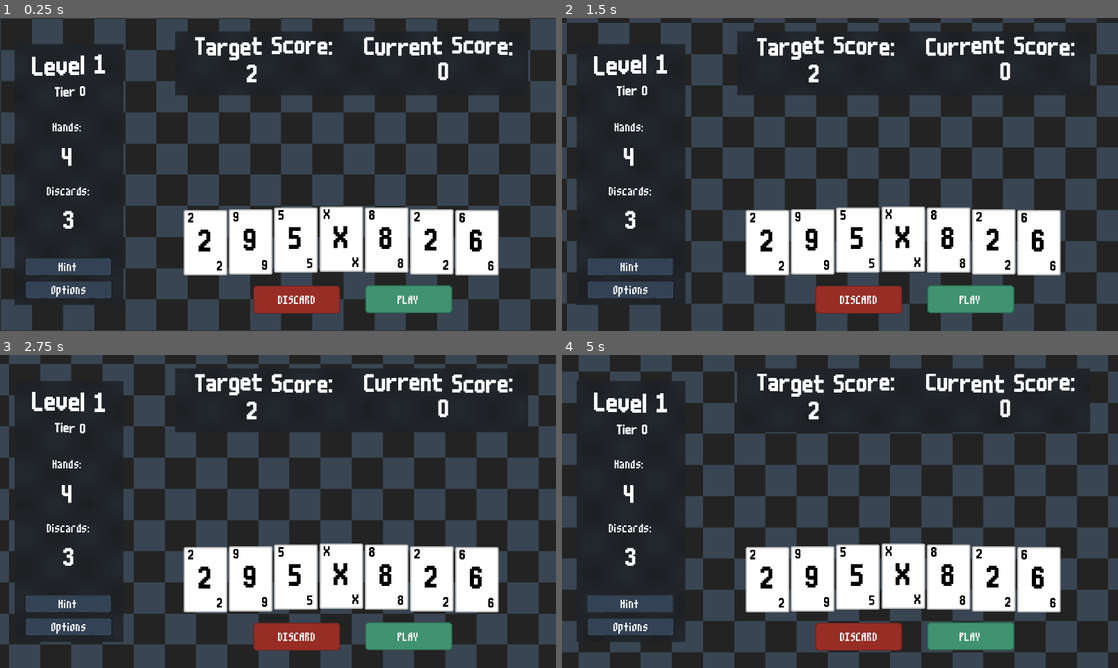
Above: before the commit, frames 1-4 (two rows, left to right).
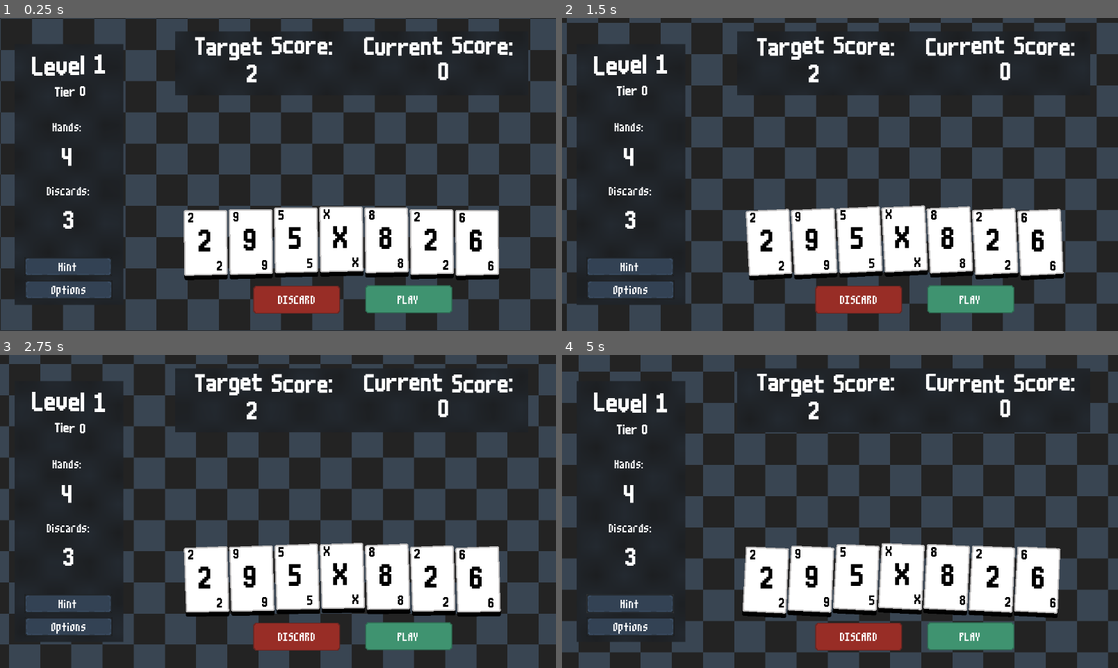
Above: after the commit, the same moments.

Repository: hd2802/stack-demon
Game: Godot game, scene res://_Scenes/LevelRunner/level_runner.tscn
Two runs of this game, one before a commit and one after it. Both use one fixed random seed, a clock stepped at 60 frames per second and the inputs below. Before the commit the project starts from res://_Scenes/LevelRunner/LevelRunner.tscn.
Inputs (mouse positions are in pixels of both pictures, inside the frame that each line leads up to):
- Up to frame 1 (0.25 s): no input
- Up to frame 2 (1.5 s): click "PLAY" at 0.5 s; click "PLAY" at 1.25 s
- Up to frame 3 (2.75 s): click "DISCARD" at 2 s
- Up to frame 4 (5 s): click (628, 602) at 2.75 s; click "DISCARD" at 3.5 s; click (628, 602) at 4.25 s

The runs differ from the first frame. In frame 1, 1.2% of the frame differs, in the area x 33-90%, y 60-84%; in frame 2, 2.4%; in frame 3, 2.2%; in frame 4, 2.5%, in the area x 32-90%, y 60-84%.

Commit message:
feat: semi-broken 3d effect on cards

Diff:
--- a/Resources/Shaders/card_effect.gdshader
+++ b/Resources/Shaders/card_effect.gdshader
@@ -1,56 +1,270 @@
-// Hey this is Hei! This shader "fakes" a 3D-camera perspective on CanvasItems.
-// License: MIT
-
 shader_type canvas_item;
 
-// Camera FOV
+uniform bool debug = false;
+uniform float border_scale = 2.0;
+uniform vec2 shadow_offset = vec2(0, -100.0);
+uniform vec4 color : source_color;
+uniform float blur_amount : hint_range(0.0, 5.0) = 0.0;
+uniform float shadow_scale = 1.5;
+uniform bool disable_rotating = false;
+
+//This is for the 3D effect
 uniform float fov : hint_range(1, 179) = 90;
+
 uniform bool cull_back = true;
+
 uniform float y_rot : hint_range(-180, 180) = 0.0;
+
 uniform float x_rot : hint_range(-180, 180) = 0.0;
-// At 0, the image retains its size when unrotated.
-// At 1, the image is resized so that it can do a full
-// rotation without clipping inside its rect.
+
 uniform float inset : hint_range(0, 1) = 0.0;
+
 // Consider changing this to a uniform and changing it from code
 
+uniform float hovering;
+
+uniform float rand_trans_power = 1.0;
+
+uniform float rand_seed;
+
+uniform float vortex_amt:hint_range(-10.0, 10.0, 0.1);
+
+uniform float rotation:hint_range(-10.0, 10.0, 0.1) = 0.0;
+
+varying flat vec4 modulate;
+varying flat float sprite_rotation;
+
+global uniform vec2 mouse_screen_pos = vec2(0.0, 0.0);
+
+uniform vec2 mouse_screen_pos_test = vec2(0.0, 0.0);
+
 varying flat vec2 o;
+
 varying vec3 p;
 
+varying vec2 transformed_world_to_canvas_coordinates;
+
+varying flat vec2 pivot;
+
+varying flat vec2 region_rate;
+
+varying flat mat3 inv_rot_mat;
+
+vec2 rotate(vec2 uv, vec2 pivot_r, float angle)
+
+{
+
+
+
+	mat2 rotation_mat = mat2(vec2(cos(angle), -sin(angle)),
+
+						vec2(sin(angle), cos(angle)));
+
+	uv -= pivot_r;
+
+	uv = uv * rotation_mat;
+
+	uv += pivot_r;
+
+	return uv;
+
+}
 
 // Creates rotation matrix
+
 void vertex(){
-	float sin_b = sin(y_rot / 180.0 * PI);
-	float cos_b = cos(y_rot / 180.0 * PI);
-	float sin_c = sin(x_rot / 180.0 * PI);
-	float cos_c = cos(x_rot / 180.0 * PI);
-
-	mat3 inv_rot_mat;
+
+	vec2 my_region_rate = abs(VERTEX) *2.0;
+
+	region_rate = TEXTURE_PIXEL_SIZE * my_region_rate;
+
+	if(VERTEX_ID == 0 ){
+
+		pivot = UV ;
+
+		}
+
+	if(VERTEX_ID == 1){
+
+
+
+		pivot = UV - vec2(0.0, region_rate.y);
+
+
+
+	}
+
+	if(VERTEX_ID == 2){
+
+		pivot = UV - vec2(region_rate.x, region_rate.y);
+
+	}
+
+	if(VERTEX_ID == 3){
+
+		pivot = UV - vec2(region_rate.x, 0.0);
+
+	}
+
+	float rand_angel = rand_trans_power * mod(TIME * (0.9 + mod(rand_seed, 0.5)), 2.0 * PI);
+
+	vec2 rand_vec = vec2(cos(rand_angel), sin(rand_angel));
+
+	transformed_world_to_canvas_coordinates = (inverse(MODEL_MATRIX) * vec4(mouse_screen_pos, 0.0, 1.0) ).xy;
+
+	vec2 mouse_force = hovering * 0.5* (transformed_world_to_canvas_coordinates )/ length(region_rate/TEXTURE_PIXEL_SIZE) + rand_vec*0.05 *rand_trans_power;
+
+
+
+	float sin_b = sin(y_rot / 180.0 * PI + mouse_force.x);
+
+	float cos_b = cos(y_rot / 180.0 * PI + mouse_force.x);
+
+	float sin_c = sin(x_rot / 180.0 * PI + -mouse_force.y);
+
+	float cos_c = cos(x_rot / 180.0 * PI + -mouse_force.y);
+
+
+
+	inv_rot_mat;
+
 	inv_rot_mat[0][0] = cos_b;
+
 	inv_rot_mat[0][1] = 0.0;
+
 	inv_rot_mat[0][2] = -sin_b;
 
+
+
 	inv_rot_mat[1][0] = sin_b * sin_c;
+
 	inv_rot_mat[1][1] = cos_c;
+
 	inv_rot_mat[1][2] = cos_b * sin_c;
 
+
+
 	inv_rot_mat[2][0] = sin_b * cos_c;
+
 	inv_rot_mat[2][1] = -sin_c;
+
 	inv_rot_mat[2][2] = cos_b * cos_c;
 
 
+
+
+
+	vec2 uv = (UV - pivot ) / region_rate;
+
+
+
 	float t = tan(fov / 360.0 * PI);
-	p = inv_rot_mat * vec3((UV - 0.5), 0.5 / t);
-	float v = (0.5 / t) + 0.5;
-	p.xy *= v * inv_rot_mat[2].z;
-	o = v * inv_rot_mat[2].xy;
-
-	VERTEX += (UV - 0.5) / TEXTURE_PIXEL_SIZE * t * (1.0 - inset);
+
+
+
+	VERTEX += (uv - 0.5) * 1.0*my_region_rate * t * (1.0 - inset);
+
+
+    float final_scale = max(border_scale, border_scale * shadow_scale);
+    VERTEX.xy *= vec2(final_scale);
+    modulate = COLOR;
+    sprite_rotation = atan(MODEL_MATRIX[0][1], MODEL_MATRIX[0][0]);
+
+}
+
+vec4 sample_texture_safe(sampler2D tex, vec2 uv) {
+    return (uv.x < 0.0 || uv.x > 1.0 || uv.y < 0.0 || uv.y > 1.0)
+        ? vec4(0.0)
+        : texture(tex, uv);
+}
+
+vec4 apply_gaussian_blur(sampler2D tex, vec2 uv, vec2 pixel_size) {
+    if (blur_amount <= 0.0) return sample_texture_safe(tex, uv);
+
+    vec4 color_blur = vec4(0.0);
+    float total_weight = 0.0;
+    int kernel_size = int(blur_amount * 3.0);
+
+    for (int x = -kernel_size; x <= kernel_size; x++) {
+        for (int y = -kernel_size; y <= kernel_size; y++) {
+            vec2 blur_offset = vec2(float(x), float(y)) * pixel_size;
+            float weight = exp(-0.5 * (float(x * x + y * y)) / (blur_amount * blur_amount));
+            color_blur += sample_texture_safe(tex, uv + blur_offset) * weight;
+            total_weight += weight;
+        }
+    }
+
+    return total_weight > 0.0 ? color_blur / total_weight : vec4(0.0);
+}
+
+vec2 rotate_point(vec2 point, float angle) {
+    float s = sin(angle);
+    float c = cos(angle);
+    return vec2(
+        point.x * c - point.y * s,
+        point.x * s + point.y * c
+    );
+}
+
+float calculate_fade(float coord, float scale) {
+    if (coord < 0.0) {
+        return 1.0 + (coord / (scale - 1.0));
+    } else if (coord > 1.0) {
+        return 1.0 - ((coord - 1.0) / (scale - 1.0));
+    }
+    return 1.0;
+}
+
+vec4 process_texture(vec2 uv, sampler2D tex, bool is_main, vec2 pixel_size) {
+    if (is_main) {
+        return sample_texture_safe(tex, uv) * modulate;
+    }
+
+    vec4 blurred = apply_gaussian_blur(tex, uv, pixel_size);
+    float fade_x = calculate_fade(uv.x, shadow_scale);
+    float fade_y = calculate_fade(uv.y, shadow_scale);
+    float fade = smoothstep(0.0, 1.0, min(fade_x, fade_y));
+
+    return vec4(color.rgb, (blurred.a - (1.0 - color.a)) * modulate.a * fade);
 }
 
 void fragment(){
-	if (cull_back && p.z <= 0.0) discard;
-	vec2 uv = (p.xy / p.z).xy - o;
-    COLOR = texture(TEXTURE, uv + 0.5);
-	COLOR.a *= step(max(abs(uv.x), abs(uv.y)), 0.5);
-}
+
+    vec2 uv = (UV - pivot ) / region_rate;
+
+    float t = tan(fov / 360.0 * PI);
+    p = inv_rot_mat * vec3((uv - 0.5), 0.5 / t);
+    float v = (0.5 / t) + 0.5;
+    p.xy *= v * inv_rot_mat[2].z;
+    o = v * inv_rot_mat[2].xy;
+
+    if (cull_back && p.z <= 0.0) discard;
+    uv = (p.xy / p.z).xy - o;
+    uv += 0.5;
+    float asp = (region_rate/TEXTURE_PIXEL_SIZE).y/ (region_rate/TEXTURE_PIXEL_SIZE).x;
+    uv.y *= asp;
+    uv = rotate(uv, vec2(0.5, 0.5), rotation + rand_trans_power*0.05*sin(TIME * (0.9 + mod(rand_seed, 0.5)) + rand_seed * 123.8985));
+    uv.y /= asp;
+
+    if(uv.x >1.0 || uv.x < 0.0){
+        discard;
+    }
+    if(uv.y >1.0 || uv.y < 0.0){
+        discard;
+    }
+    vec2 perspective_uv = pivot + uv * region_rate;
+
+    float final_scale = max(border_scale, border_scale * shadow_scale);
+    vec2 scaled_uv = perspective_uv * final_scale - (0.5 * (final_scale - 1.0));
+
+    vec4 main_texture = process_texture(scaled_uv, TEXTURE, true, TEXTURE_PIXEL_SIZE);
+
+    vec2 adjusted_offset = disable_rotating ? shadow_offset : rotate_point(shadow_offset, -sprite_rotation);
+    vec2 shadow_uv = scaled_uv + adjusted_offset * TEXTURE_PIXEL_SIZE;
+
+    vec4 shadow = process_texture(shadow_uv, TEXTURE, false, TEXTURE_PIXEL_SIZE);
+
+    vec4 res = mix(shadow, main_texture, main_texture.a);
+    vec4 debug_layer = vec4(1.0, 0.0, 0.0, 0.3);
+    COLOR = mix(debug ? debug_layer : res, res, res.a);
+}
--- a/_Scenes/Card/card.tscn
+++ b/_Scenes/Card/card.tscn
@@ -1,34 +1,76 @@
-[gd_scene load_steps=7 format=3 uid="uid://m1cief7boe3f"]
+[gd_scene load_steps=8 format=3 uid="uid://m1cief7boe3f"]
 
 [ext_resource type="Script" uid="uid://dm4mse77nk574" path="res://_Scripts/CardScripts/Card/card.gd" id="1_hcfnd"]
 [ext_resource type="Texture2D" uid="uid://n3syninrkx8a" path="res://Assets/Sprites/BlankCard.png" id="2_agjfr"]
 [ext_resource type="Shader" uid="uid://cw0sk68bgeixc" path="res://Resources/Shaders/card_effect.gdshader" id="2_mol3j"]
 [ext_resource type="Theme" uid="uid://b8rufdjyp1b2b" path="res://Resources/Themes/card_theme.tres" id="3_7xymu"]
+[ext_resource type="Script" uid="uid://dpy628yfdds8k" path="res://_Scripts/CardScripts/CardEffect/card_effect.gd" id="4_rd02w"]
 
-[sub_resource type="ShaderMaterial" id="ShaderMaterial_rd02w"]
+[sub_resource type="ShaderMaterial" id="ShaderMaterial_mol3j"]
 shader = ExtResource("2_mol3j")
+shader_parameter/debug = false
+shader_parameter/border_scale = 2.0
+shader_parameter/shadow_offset = Vector2(0, -10)
+shader_parameter/color = Color(0, 0, 0, 1)
+shader_parameter/blur_amount = 0.0
+shader_parameter/shadow_scale = 1.5
+shader_parameter/disable_rotating = false
 shader_parameter/fov = 90.0
 shader_parameter/cull_back = true
 shader_parameter/y_rot = 0.0
 shader_parameter/x_rot = 0.0
 shader_parameter/inset = 0.0
+shader_parameter/hovering = 0.0
+shader_parameter/rand_trans_power = 1.0
+shader_parameter/rand_seed = 0.0
+shader_parameter/vortex_amt = 0.0
+shader_parameter/rotation = 0.0
+shader_parameter/mouse_screen_pos_test = Vector2(0, 0)
 
 [sub_resource type="RectangleShape2D" id="RectangleShape2D_jedek"]
 
-[node name="Card" type="Control"]
-layout_mode = 3
-anchors_preset = 0
-offset_left = -50.0
-offset_top = -75.0
-offset_right = 50.0
-offset_bottom = 75.0
-mouse_filter = 1
+[node name="Card" type="Node2D"]
+position = Vector2(-50, -75)
 script = ExtResource("1_hcfnd")
 
 [node name="Sprite2D" type="Sprite2D" parent="."]
-material = SubResource("ShaderMaterial_rd02w")
+material = SubResource("ShaderMaterial_mol3j")
 position = Vector2(50, 75)
 texture = ExtResource("2_agjfr")
+script = ExtResource("4_rd02w")
+
+[node name="TopLeft" type="Label" parent="Sprite2D"]
+offset_left = -44.0
+offset_top = -69.0
+offset_right = -21.0
+offset_bottom = -41.0
+theme = ExtResource("3_7xymu")
+theme_override_colors/font_color = Color(0, 0, 0, 1)
+theme_override_font_sizes/font_size = 32
+horizontal_alignment = 1
+vertical_alignment = 1
+
+[node name="Center" type="Label" parent="Sprite2D"]
+offset_left = -26.0
+offset_top = -30.0
+offset_right = 26.0
+offset_bottom = 34.0
+theme = ExtResource("3_7xymu")
+theme_override_colors/font_color = Color(0, 0, 0, 1)
+theme_override_font_sizes/font_size = 0
+horizontal_alignment = 1
+vertical_alignment = 1
+
+[node name="BottomRight" type="Label" parent="Sprite2D"]
+offset_left = 22.0
+offset_top = 42.0
+offset_right = 45.0
+offset_bottom = 70.0
+theme = ExtResource("3_7xymu")
+theme_override_colors/font_color = Color(0, 0, 0, 1)
+theme_override_font_sizes/font_size = 32
+horizontal_alignment = 1
+vertical_alignment = 1
 
 [node name="Area2D" type="Area2D" parent="."]
 collision_layer = 2
@@ -40,41 +82,5 @@
 scale = Vector2(5.02035, 7.5)
 shape = SubResource("RectangleShape2D_jedek")
 
-[node name="TopLeft" type="Label" parent="."]
-layout_mode = 0
-offset_left = 6.0
-offset_top = 6.0
-offset_right = 29.0
-offset_bottom = 29.0
-theme = ExtResource("3_7xymu")
-theme_override_colors/font_color = Color(0, 0, 0, 1)
-theme_override_font_sizes/font_size = 32
-horizontal_alignment = 1
-vertical_alignment = 1
-
-[node name="Center" type="Label" parent="."]
-layout_mode = 0
-offset_left = 24.0
-offset_top = 45.0
-offset_right = 76.0
-offset_bottom = 109.0
-theme = ExtResource("3_7xymu")
-theme_override_colors/font_color = Color(0, 0, 0, 1)
-theme_override_font_sizes/font_size = 0
-horizontal_alignment = 1
-vertical_alignment = 1
-
-[node name="BottomRight" type="Label" parent="."]
-layout_mode = 0
-offset_left = 72.0
-offset_top = 117.0
-offset_right = 95.0
-offset_bottom = 145.0
-theme = ExtResource("3_7xymu")
-theme_override_colors/font_color = Color(0, 0, 0, 1)
-theme_override_font_sizes/font_size = 32
-horizontal_alignment = 1
-vertical_alignment = 1
-
 [connection signal="input_event" from="Area2D" to="." method="_on_area_2d_input_event"]
 [connection signal="mouse_entered" from="Area2D" to="." method="_on_area_2d_mouse_entered"]
--- a/_Scripts/CardScripts/Card/card.gd
+++ b/_Scripts/CardScripts/Card/card.gd
@@ -1,4 +1,4 @@
-extends Node
+extends Node2D
 class_name Card
 
 var card_data : CardDataResource
@@ -6,20 +6,23 @@
 var is_hovered : bool = false
 
 var tween_hover : Tween
+var sprite : Sprite2D
 
 signal clicked(card: Node)
 
 func _ready() -> void:
-	pass
+	sprite = self.get_node("Sprite2D")
+	print(sprite)
 
 func createCard(card : String):
 	self.card_data = load("res://Resources/CardData/" + card + ".tres")
-	self.setLabels()
+	sprite = self.get_node("Sprite2D")
+	self.set_labels()
 
-func setLabels():
-	var top_left = self.get_node("TopLeft")
-	var bottom_right = self.get_node("BottomRight")
-	var center = self.get_node("Center")
+func set_labels():
+	var top_left : Label = sprite.get_node("TopLeft")
+	var bottom_right : Label = sprite.get_node("BottomRight")
+	var center : Label = sprite.get_node("Center")
 	top_left.text = self.card_data.text
 	bottom_right.text = self.card_data.text
 	center.text = self.card_data.text
@@ -36,5 +39,6 @@
 func _on_area_2d_mouse_entered() -> void:
 	is_hovered = true
 
+
 func _on_area_2d_mouse_exited() -> void:
 	is_hovered = false
Renamed: _Scenes/LevelRunner/LevelRunner.tscn -> _Scenes/LevelRunner/level_runner.tscn
